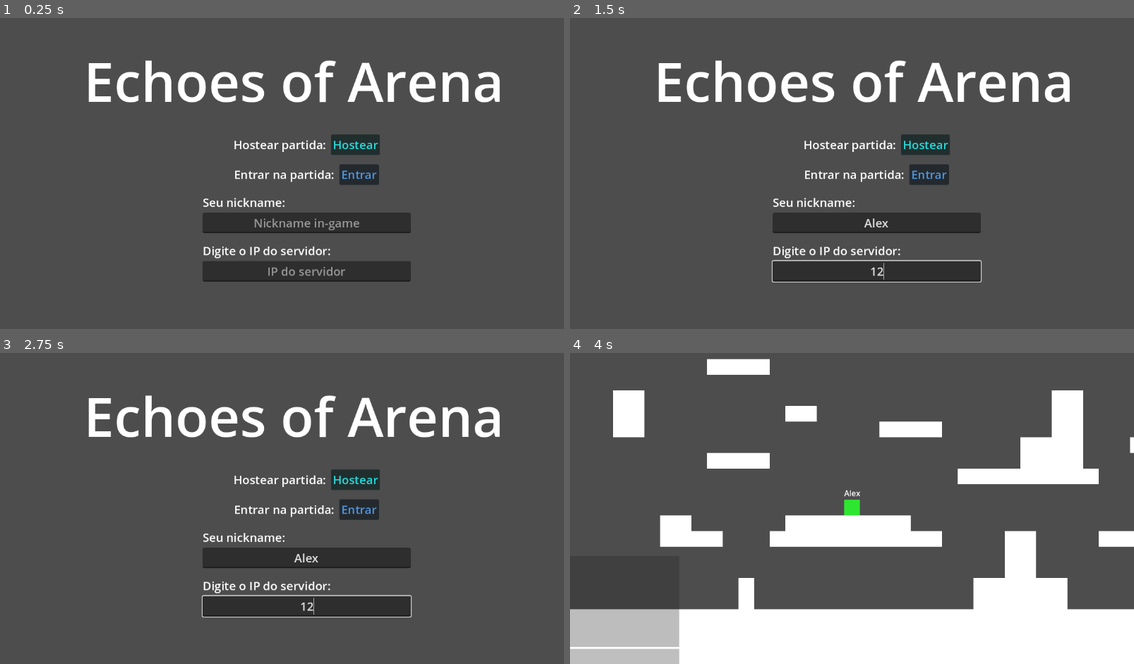
Above: before the commit, frames 1-4 (two rows, left to right).
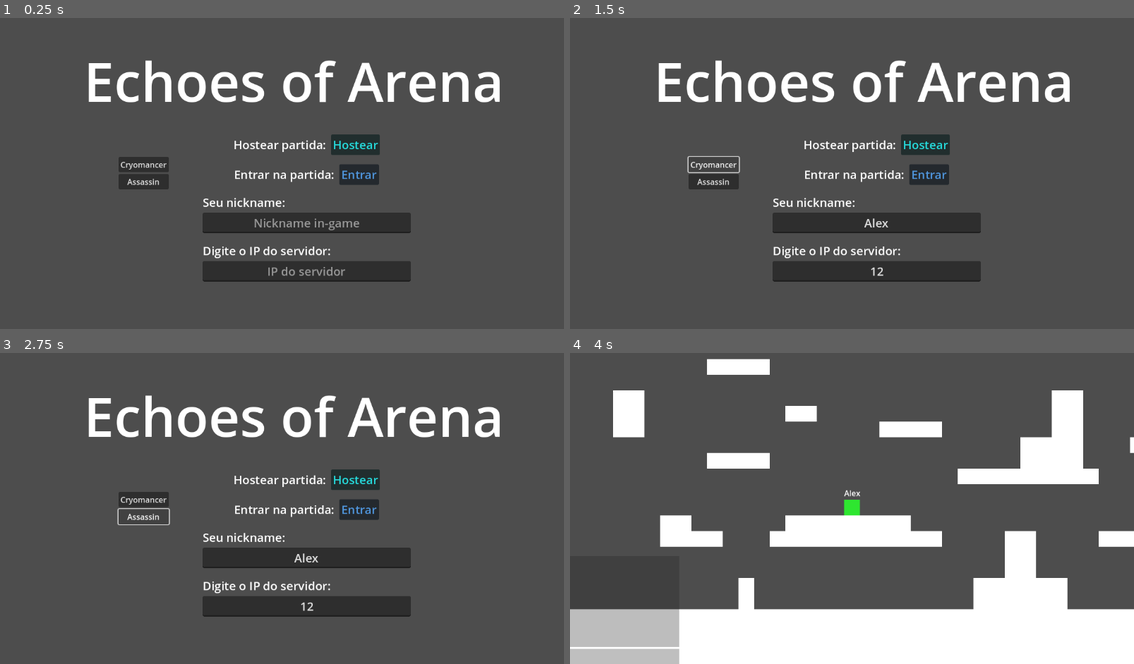
Above: after the commit, the same moments.

Repository: ramalhoproject/echoes-of-arena
Game: Godot game, scene res://maps/Lobby.tscn
Same seed, same stepped clock (60 frames per second), same inputs: the game is played once before the commit and once after it.
Inputs (mouse positions are in pixels of both pictures, inside the frame that each line leads up to):
- Up to frame 1 (0.25 s): no input
- Up to frame 2 (1.5 s): click (874, 223) at 0.52 s; type "Alex" at 0.6 s; click (874, 269) at 0.75 s; type "12" at 0.83 s; click (711, 164) at 1.25 s, where only the run after the commit has a clickable "Cryomancer"
- Up to frame 3 (2.75 s): click (141, 517) at 2 s, where only the run after the commit has a clickable "Assassin"
- Up to frame 4 (4 s): click "Entrar" at 2.75 s; click "Hostear" at 3.5 s

The runs differ from the first frame. In frame 1, 0.8% of the frame differs, in the area x 21-30%, y 44-56%; in frame 2, 0.8%, in the area x 20-74%, y 44-86%; in frame 3, 0.8%; in frame 4, nothing differs.

Commit message:
Juntando ambos os backups
Inserido algumas coisas do backup do Gabriel com os meu backup.

Diff:
--- a/core/MapNetwork.gd
+++ b/core/MapNetwork.gd
@@ -2,7 +2,7 @@
 # Cena principal da arena.
 # Responsável por gerenciar spawn e remoção de players no multiplayer.
 
-var playerScene: PackedScene = preload("res://player/Player.tscn")
+var playerScene: PackedScene = preload("res://player/base/Player.tscn")
 # Cena base do player que será instanciada para cada peer conectado.
 
 @onready var playersContainer = $Players
--- a/maps/Lobby.gd
+++ b/maps/Lobby.gd
@@ -19,6 +19,9 @@
 		_notificar_erro(NetworkManager.mensagem_pendente, Color.DARK_ORANGE)
 		# Limpa a mensagem para não aparecer de novo se o player resetar o lobby manualmente
 		NetworkManager.mensagem_pendente = ""
+
+	# Seta o nickname já preenchido em no último lobby
+	nickName.text = NetworkManager.local_nickname
 
 func _on_host_pressed():
 	if nickName.text.is_empty():
@@ -49,7 +52,6 @@
 	nickName.editable = true
 
 func _on_connection_success():
-	# Só entramos na arena se o servidor respondeu!
 	get_tree().change_scene_to_packed(arena01)
 
 func _on_connection_fail():
@@ -63,3 +65,11 @@
 func _on_server_disconnected():
 	# Resetamos a rede e voltamos ao lobby
 	NetworkManager._reset_network("O Servidor caiu ou foi fechado")
+
+
+func _on_cryomancer_button_pressed() -> void:
+	pass # Replace with function body.
+
+
+func _on_assassin_button_pressed() -> void:
+	pass # Replace with function body.
--- a/maps/Lobby.tscn
+++ b/maps/Lobby.tscn
@@ -95,6 +95,23 @@
 placeholder_text = "IP do servidor"
 alignment = 1
 
+[node name="ItemList" type="VBoxContainer" parent="."]
+layout_mode = 0
+offset_left = 242.0
+offset_top = 296.0
+offset_right = 345.0
+offset_bottom = 362.0
+
+[node name="CryomancerButton" type="Button" parent="ItemList"]
+layout_mode = 2
+text = "Cryomancer"
+
+[node name="AssassinButton" type="Button" parent="ItemList"]
+layout_mode = 2
+text = "Assassin"
+
+[connection signal="pressed" from="Container/HostContainer/Host" to="." method="testando"]
 [connection signal="pressed" from="Container/HostContainer/Host" to="." method="_on_host_pressed"]
-[connection signal="pressed" from="Container/HostContainer/Host" to="." method="testando"]
 [connection signal="pressed" from="Container/ClientContainer/Join" to="." method="_on_join_pressed"]
+[connection signal="pressed" from="ItemList/CryomancerButton" to="." method="_on_cryomancer_button_pressed"]
+[connection signal="pressed" from="ItemList/AssassinButton" to="." method="_on_assassin_button_pressed"]
--- /dev/null
+++ b/player/base/PlayerBase.gd
@@ -0,0 +1,109 @@
+extends CharacterBody2D
+class_name PlayerBase
+
+# =========================
+# COMPONENTES
+# =========================
+@export_category("Components")
+@export var input_component: Node
+@export var movement_component: Node
+@export var visual_component: Node
+
+# =========================
+# STATUS
+# =========================
+@export_category("Stats")
+@export var max_health: int = 100
+var health: int = 100
+var is_dead := false
+
+# =========================
+# NETWORK
+# =========================
+@export_category("Network")
+@export var synchronizer: MultiplayerSynchronizer
+
+# =========================
+# DADOS DO PERSONAGEM
+# =========================
+var character_data
+
+# =========================
+# READY
+# =========================
+func _ready():
+	# Multiplayer authority
+	if not is_multiplayer_authority():
+		if input_component:
+			input_component.set_process(false)
+		set_physics_process(false)
+
+	health = max_health
+
+	if visual_component:
+		visual_component.setup(self)
+
+# =========================
+# PROCESSO DE MOVIMENTO
+# =========================
+func _physics_process(delta):
+	if is_dead:
+		return
+
+	if movement_component:
+		movement_component.process_movement(delta)
+
+# =========================
+# SETUP DE PERSONAGEM
+# =========================
+func setup_character(data):
+	character_data = data
+
+	max_health = data.max_health
+	health = max_health
+
+	if movement_component:
+		movement_component.speed = data.move_speed
+		movement_component.jump_force = data.jump_force
+
+	if visual_component:
+		visual_component.apply_visual(data)
+
+# =========================
+# VIDA / DANO
+# =========================
+func take_damage(amount: int):
+	if is_dead:
+		return
+
+	health -= amount
+
+	if visual_component:
+		visual_component.play_hit()
+
+	if health <= 0:
+		die()
+
+func die():
+	is_dead = true
+	health = 0
+
+	if visual_component:
+		visual_component.play_death()
+
+	# Futuro: respawn ou fim de rodada
+
+# =========================
+# INTERFACE DE MOVIMENTO
+# =========================
+func set_direction(dir: Vector2):
+	if movement_component:
+		movement_component.set_direction(dir)
+
+func jump():
+	if movement_component:
+		movement_component.jump()
+
+func dash():
+	if movement_component and movement_component.has_method("dash"):
+		movement_component.dash()
--- /dev/null
+++ b/player/characters/AssassinData.tres
@@ -0,0 +1,12 @@
+[gd_resource type="Resource" script_class="CharacterData" load_steps=2 format=3 uid="uid://bcpnsm0ncinrw"]
+
+[ext_resource type="Script" uid="uid://cvfson8i7udut" path="res://player/characters/CharacterData.gd" id="1_l4g50"]
+
+[resource]
+script = ExtResource("1_l4g50")
+character_id = "assassin"
+display_name = "Assassino"
+max_health = 80
+move_speed = 320
+abilities = Array[String](["Shadow Dash", "Backstab", "Smoke Veil", "Execution Protocol"])
+metadata/_custom_type_script = "uid://cvfson8i7udut"
--- /dev/null
+++ b/player/characters/CharacterData.gd
@@ -0,0 +1,17 @@
+extends Resource
+class_name CharacterData
+
+@export_category("Info")
+@export var character_id: String
+@export var display_name: String
+
+@export_category("Stats")
+@export var max_health: int = 100
+@export var move_speed: int = 300
+@export var jump_force: int = 550
+
+@export_category("Visual")
+@export var texture: Texture2D
+
+@export_category("Abilities")
+@export var abilities: Array[String] = []
--- /dev/null
+++ b/player/characters/CryomancerData.tres
@@ -0,0 +1,11 @@
+[gd_resource type="Resource" script_class="CharacterData" load_steps=2 format=3 uid="uid://cb3p4bhvln0bx"]
+
+[ext_resource type="Script" uid="uid://cvfson8i7udut" path="res://player/characters/CharacterData.gd" id="1_4xhw2"]
+
+[resource]
+script = ExtResource("1_4xhw2")
+character_id = "cryomancer"
+display_name = "Mago de gelo"
+move_speed = 250
+abilities = Array[String](["Ice Shard", "Frost Nova", "Glacial Wall", "Frozen Domain"])
+metadata/_custom_type_script = "uid://cvfson8i7udut"
Renamed: player/CameraPlayer.gd -> player/base/CameraPlayer.gd
Renamed: player/CameraPlayer.gd.uid -> player/base/CameraPlayer.gd.uid
Renamed: player/Player.tscn -> player/base/Player.tscn
Not shown, added: player/base/PlayerBase.gd.uid
Renamed: player/PlayerInput.gd -> player/base/PlayerInput.gd
Renamed: player/PlayerInput.gd.uid -> player/base/PlayerInput.gd.uid
Renamed: player/PlayerMovement.gd -> player/base/PlayerMovement.gd
Renamed: player/PlayerMovement.gd.uid -> player/base/PlayerMovement.gd.uid
Renamed: player/PlayerVisual.gd -> player/base/PlayerVisual.gd
Renamed: player/PlayerVisual.gd.uid -> player/base/PlayerVisual.gd.uid
Not shown, added: player/characters/CharacterData.gd.uid
